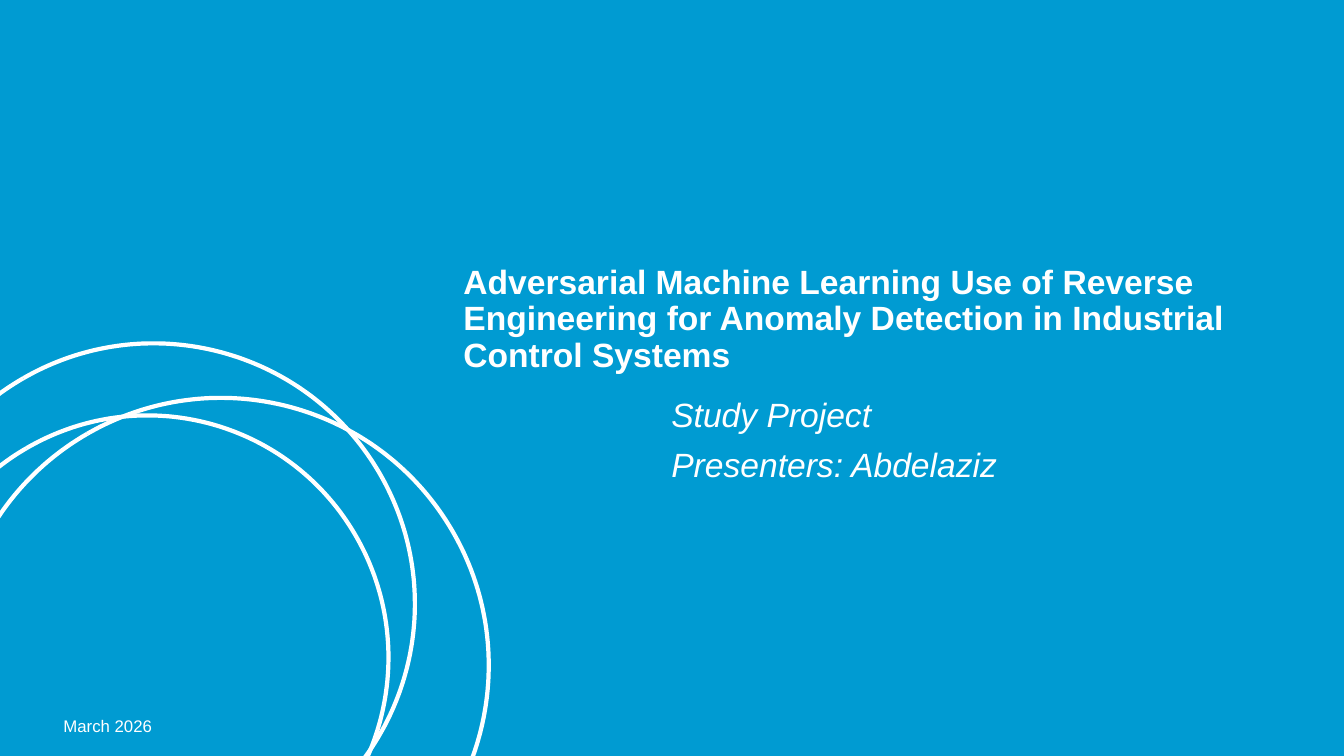
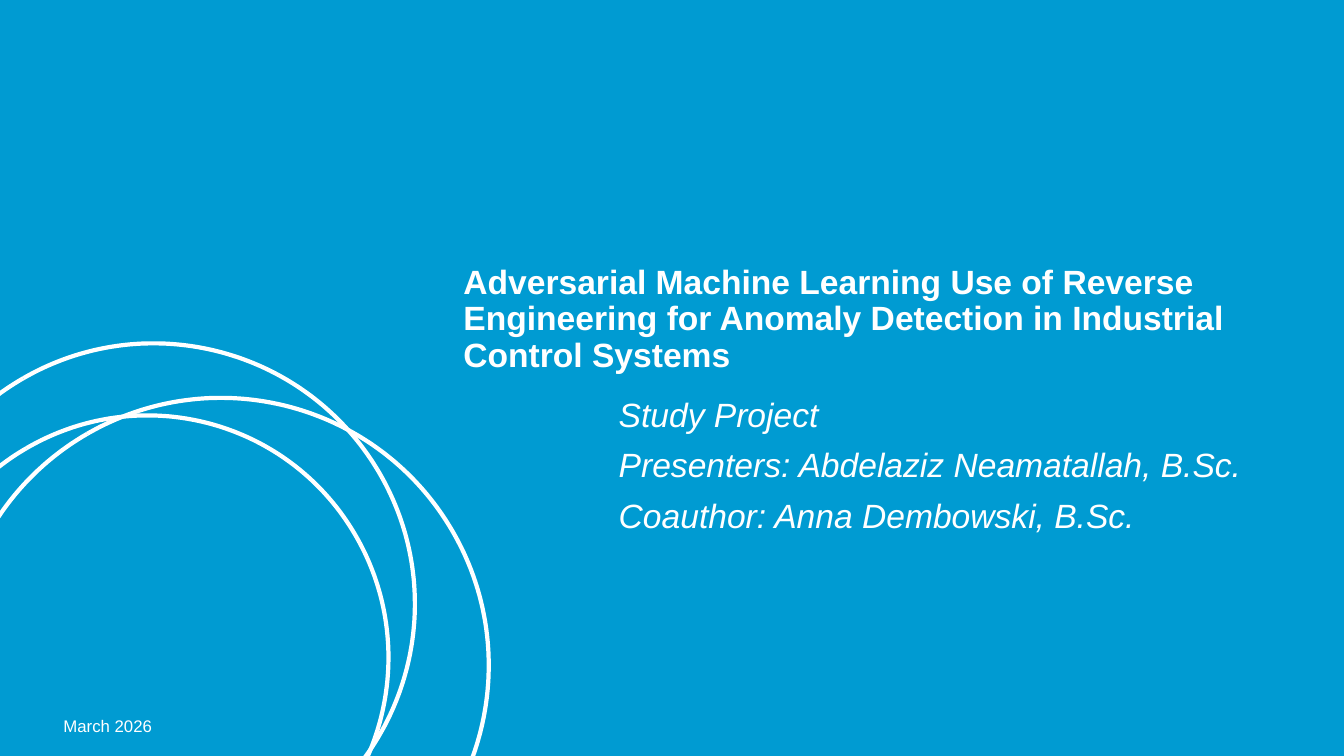
Before and after one commit to abdelazizSalah/Study_Project, a slide deck: slide 1 of Assignment6/Final_presentation.pptx. Drawn at 1344x756 pixels with LibreOffice and Linux fonts; fonts in the diff are those of the drawing; background and template pictures are left out. Boxes give left, top, right and bottom in pixels: in the first picture for what was removed or moved away, otherwise in the second. Text is boxed around its words. In the diff, an @@ line names an element or a change of style, - is before the commit and + after.

Commit message:
reviewing final report pdf and fixing some mistakes, and creating a video for the study project presentation

```diff
--- a/Assignment6/Final_presentation.pptx
+++ b/Assignment6/Final_presentation.pptx
@@ text "Study Project": place and size @@
-text "Study Project" at [671,402,997,478]
+text "Study Project" at [619,402,1241,533]
@@ text at [619,452,1241,533]: text changed @@
-Presenters: Abdelaziz
+Presenters: Abdelaziz Neamatallah, B.Sc.
+Coauthor: Anna Dembowski, B.Sc.
```
Also in this commit, not shown: 14 other files.
